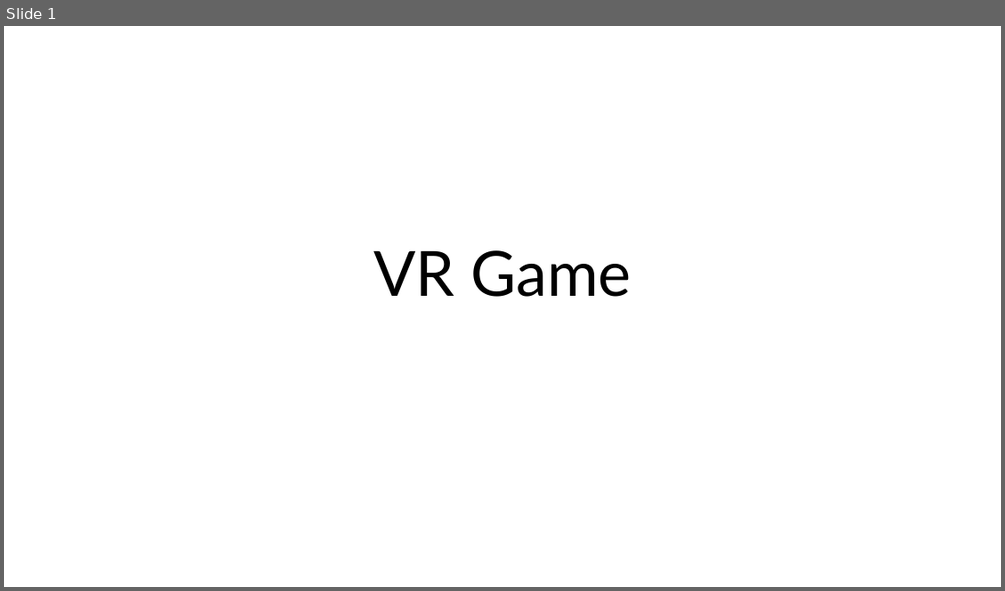
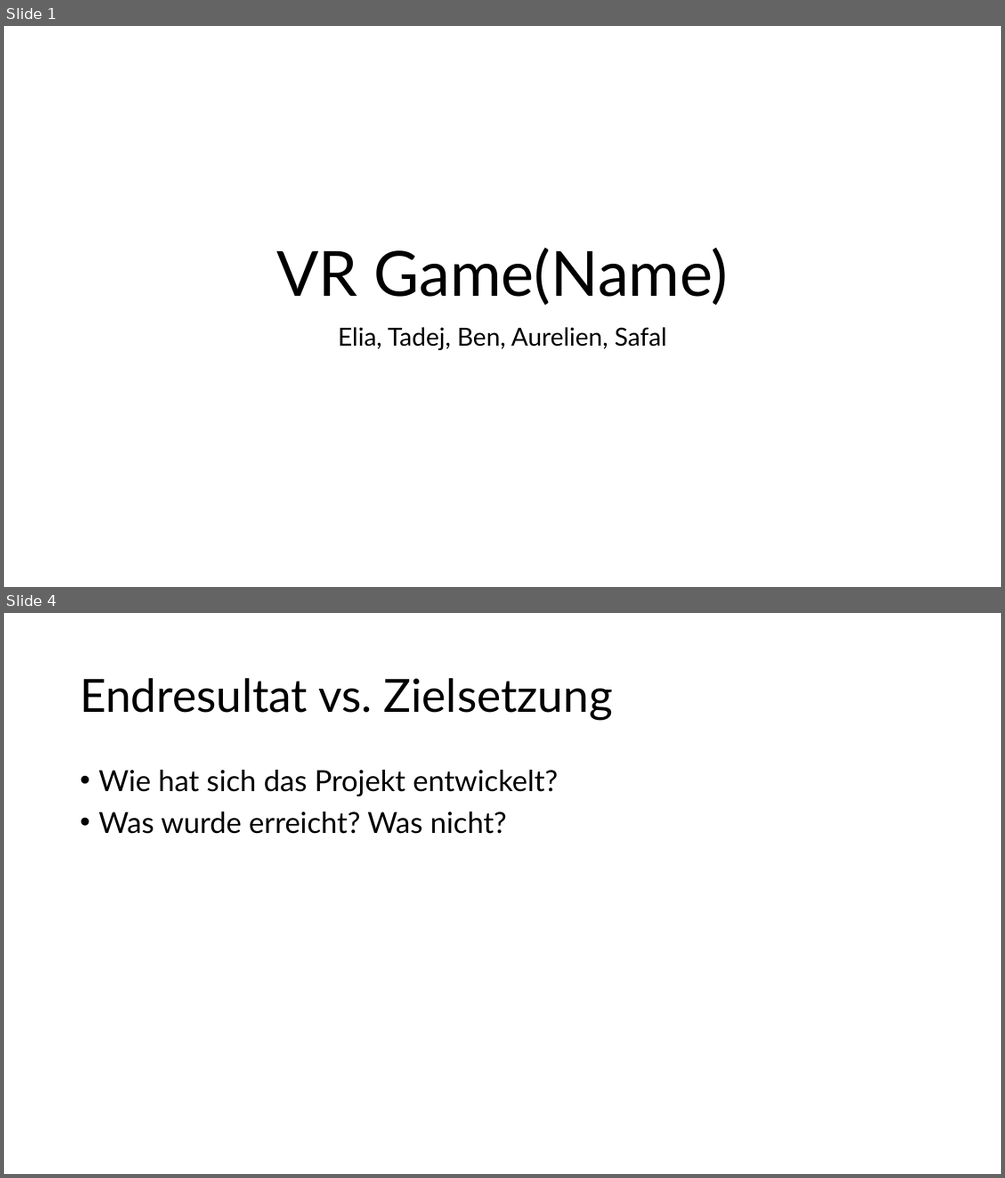
Before and after one commit to Soguel-Aurelien/UnrealEngineProjekt, a slide deck: Presentation/Unrealengine pp.pptx. Shown one above the other, each under a label of ours: slide 1 before the commit, slides 1 and 4 after it; the slides between them are not shown. The pictures are 1005x591 and 1005x1178 pixels, drawn with LibreOffice and Linux fonts; fonts in the diff are those of the drawing. Boxes give left, top, right and bottom in pixels: in the first picture for what was removed or moved away, otherwise in the second. Text is boxed around its words. In the diff, an @@ line names an element or a change of style, - is before the commit and + after.

```diff
--- a/Presentation/Unrealengine pp.pptx
+++ b/Presentation/Unrealengine pp.pptx
@@ slide 4 added at [4,613,1001,1174], background #FFFFFF @@
@@ title added at [80,678,613,720], 44 pt, text #000000 @@
+Endresultat vs. Zielsetzung
@@ text added at [98,770,558,834], 28 pt, text #000000 @@
+• Wie hat sich das Projekt entwickelt?
+• Was wurde erreicht? Was nicht?
@@ slide 1 changed as well @@
@@ title at [277,248,728,305]: text changed @@
-VR Game
+VR Game(Name)
@@ subtitle added at [338,327,667,350], 24 pt, text #000000 @@
+Elia, Tadej, Ben, Aurelien, Safal
```
Also in this commit, not shown: 8 other slides added.
